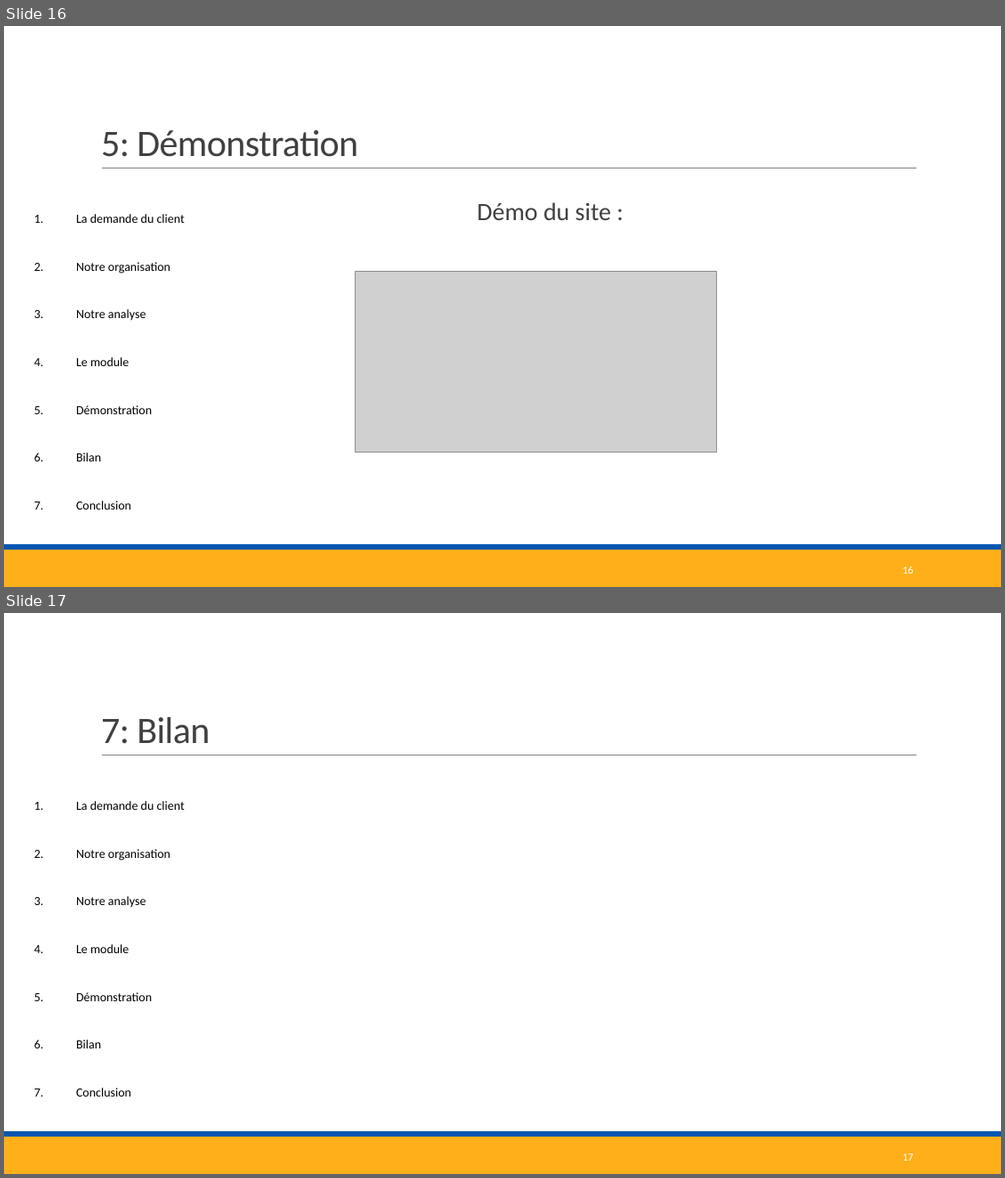
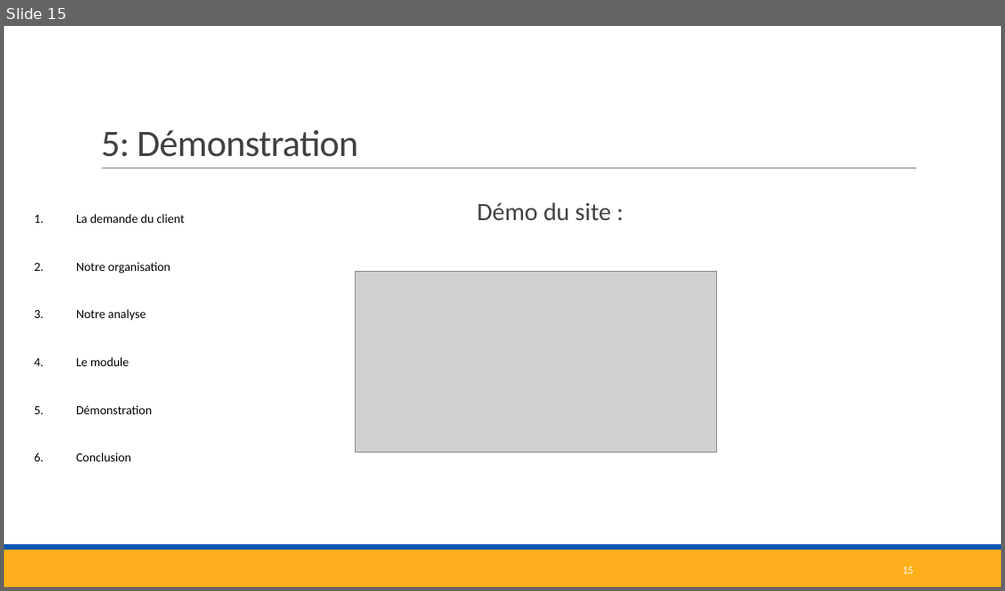
Before and after one commit to corentinBER/Projet-3, a slide deck: Projet3.pptx. Shown one above the other, each under a label of ours: slides 16 and 17 before the commit, slide 15 after it. The pictures are 1005x1178 and 1005x591 pixels, drawn with LibreOffice and Linux fonts; fonts in the diff are those of the drawing; grey boxes stand for pictures. Boxes give left, top, right and bottom in pixels: in the first picture for what was removed or moved away, otherwise in the second. Text is boxed around its words. In the diff, an @@ line names an element or a change of style, - is before the commit and + after.

```diff
--- a/Projet3.pptx
+++ b/Projet3.pptx
@@ slide 17 removed at bbox=[4, 613, 1001, 1174], background #FFFFFF; not listed: 3 template elements that a slide beside it also shows @@
@@ title removed at bbox=[101, 717, 210, 744] @@
-7: Bilan
@@ text removed at bbox=[76, 801, 185, 1096] @@
-1. La demande du client
-2. Notre organisation
-3. Notre analyse
-4. Le module
-5. Démonstration
-6. Bilan
-7. Conclusion
@@ page number removed at bbox=[902, 1153, 913, 1160] @@
-17
@@ what was slide 16 is now slide 15 @@
@@ slide 15 changed as well @@
@@ text at bbox=[76, 452, 101, 461]: paragraph removed @@
-6. Bilan
@@ page number at bbox=[902, 566, 913, 573]: text changed @@
-16
+15
```
Also in this commit, not shown: 14 other slides changed, 1 other slide removed.
